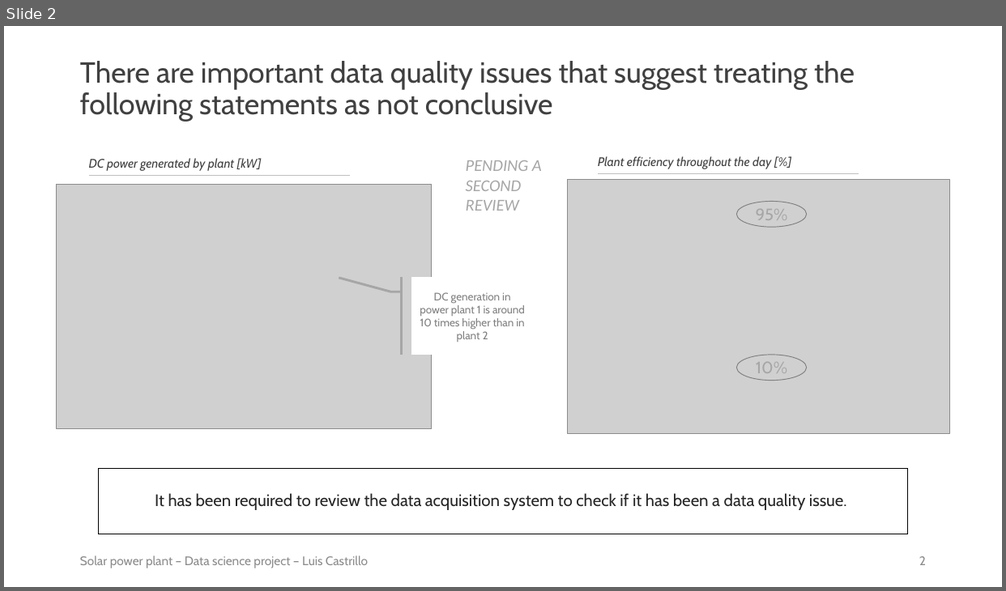
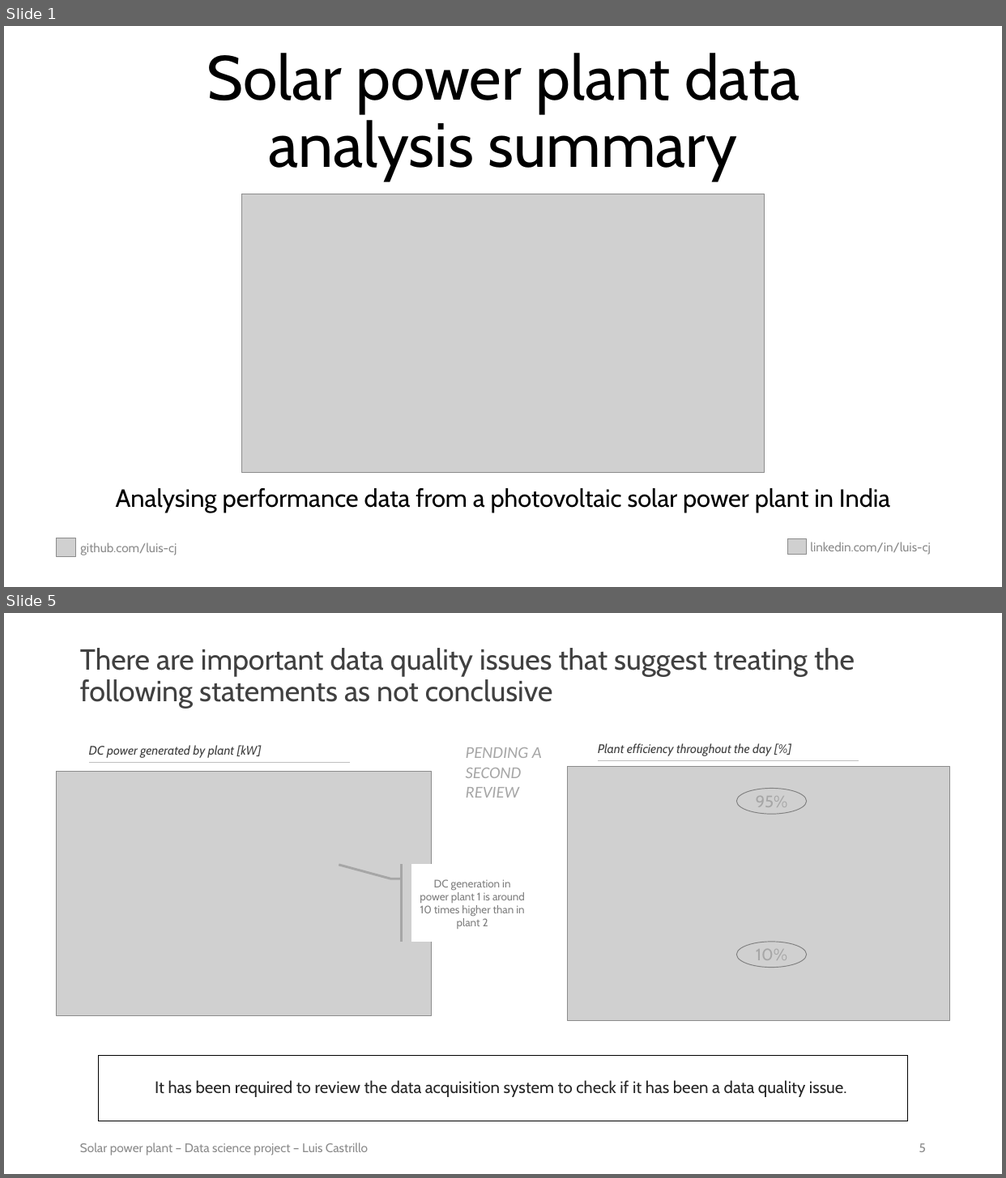
Before and after one commit to luis-cj/data-science-solar-power-plant, a slide deck: solar_power_plant_conclusions.pptx. Shown one above the other, each under a label of ours: slide 2 before the commit, slides 1 and 5 after it; the slides between them are not shown. The pictures are 1006x591 and 1006x1178 pixels, drawn with LibreOffice and Linux fonts; fonts in the diff are those of the drawing; grey boxes stand for pictures. Boxes give left, top, right and bottom in pixels: in the first picture for what was removed or moved away, otherwise in the second. Text is boxed around its words. In the diff, an @@ line names an element or a change of style, - is before the commit and + after.

```diff
--- a/solar_power_plant_conclusions.pptx
+++ b/solar_power_plant_conclusions.pptx
@@ slide 1 added at <box>4,26,1002,587</box>, background #FFFFFF @@
@@ title added at <box>206,53,799,181</box>, 60 pt, text #000000 @@
+Solar power plant data analysis summary
@@ picture added at <box>242,194,765,472</box> @@
@@ text added at <box>116,489,890,513</box>, 24 pt, text #000000 @@
+Analysing performance data from a photovoltaic solar power plant in India
@@ picture added at <box>57,538,75,557</box> @@
@@ text added at <box>80,543,177,556</box>, 12 pt, text #8C8C8C @@
+github.com/luis-cj
@@ picture added at <box>788,539,807,555</box> @@
@@ text added at <box>810,542,930,555</box>, 12 pt, text #8C8C8C @@
+linkedin.com/in/luis-cj
@@ what was slide 2 is now slide 5 @@
@@ page number at <box>919,1144,926,1152</box>: text changed @@
-2
+5
```
Also in this commit, not shown: 1 slide changed, 3 other slides added, 1 slide removed, 1 other file.
